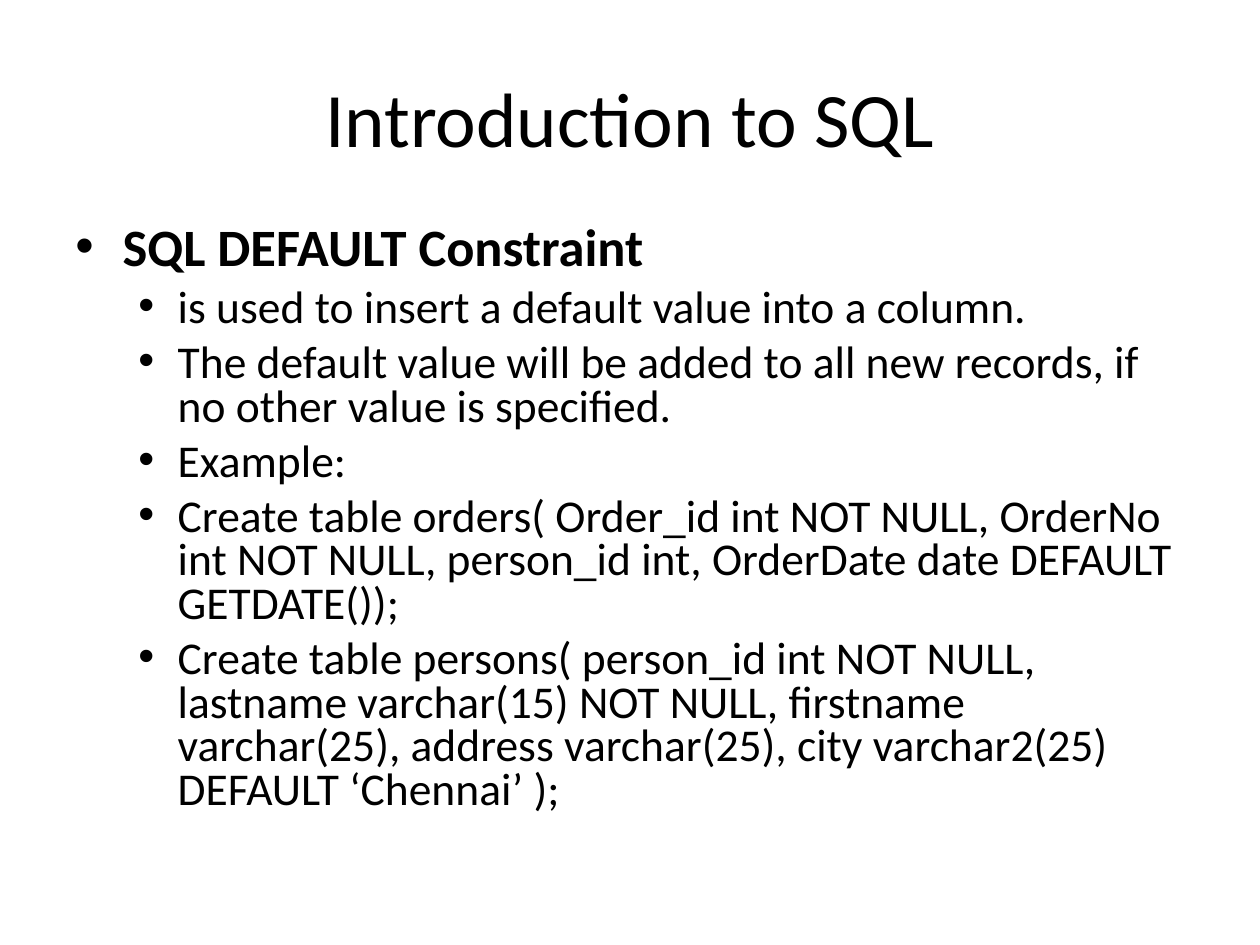
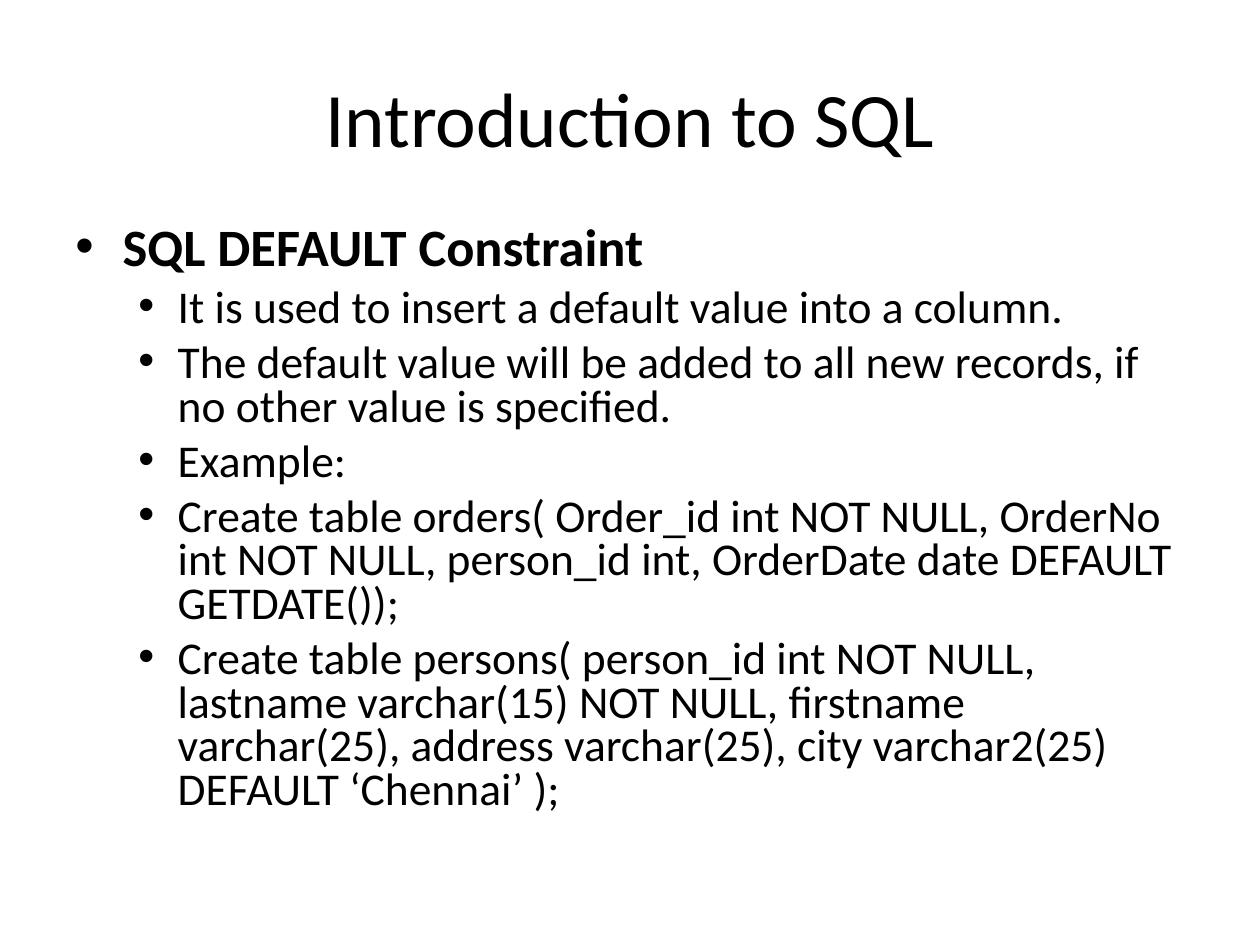
Before and after one commit to rameshragala/DBMSLAB, a slide deck: slide 11 of Week3.ppt. Drawn at 1260x945 pixels with LibreOffice and Linux fonts; fonts in the diff are those of the drawing. Boxes give left, top, right and bottom in pixels: in the first picture for what was removed or moved away, otherwise in the second. Text is boxed around its words. In the diff, an @@ line names an element or a change of style, - is before the commit and + after.

```diff
--- a/Week3.ppt
+++ b/Week3.ppt
@@ text at (178,291,1063,324): text changed @@
-  • is used to insert a default value into a column.
+  • It is used to insert a default value into a column.
```
Also in this commit, not shown: 1 other slide changed.
